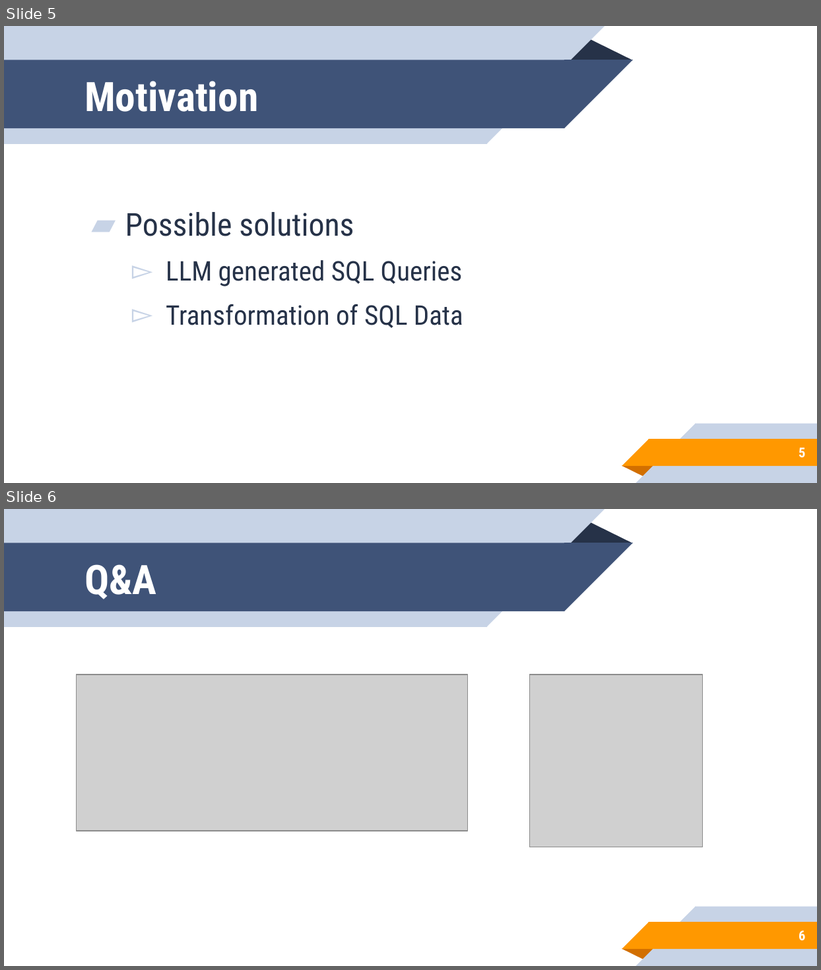
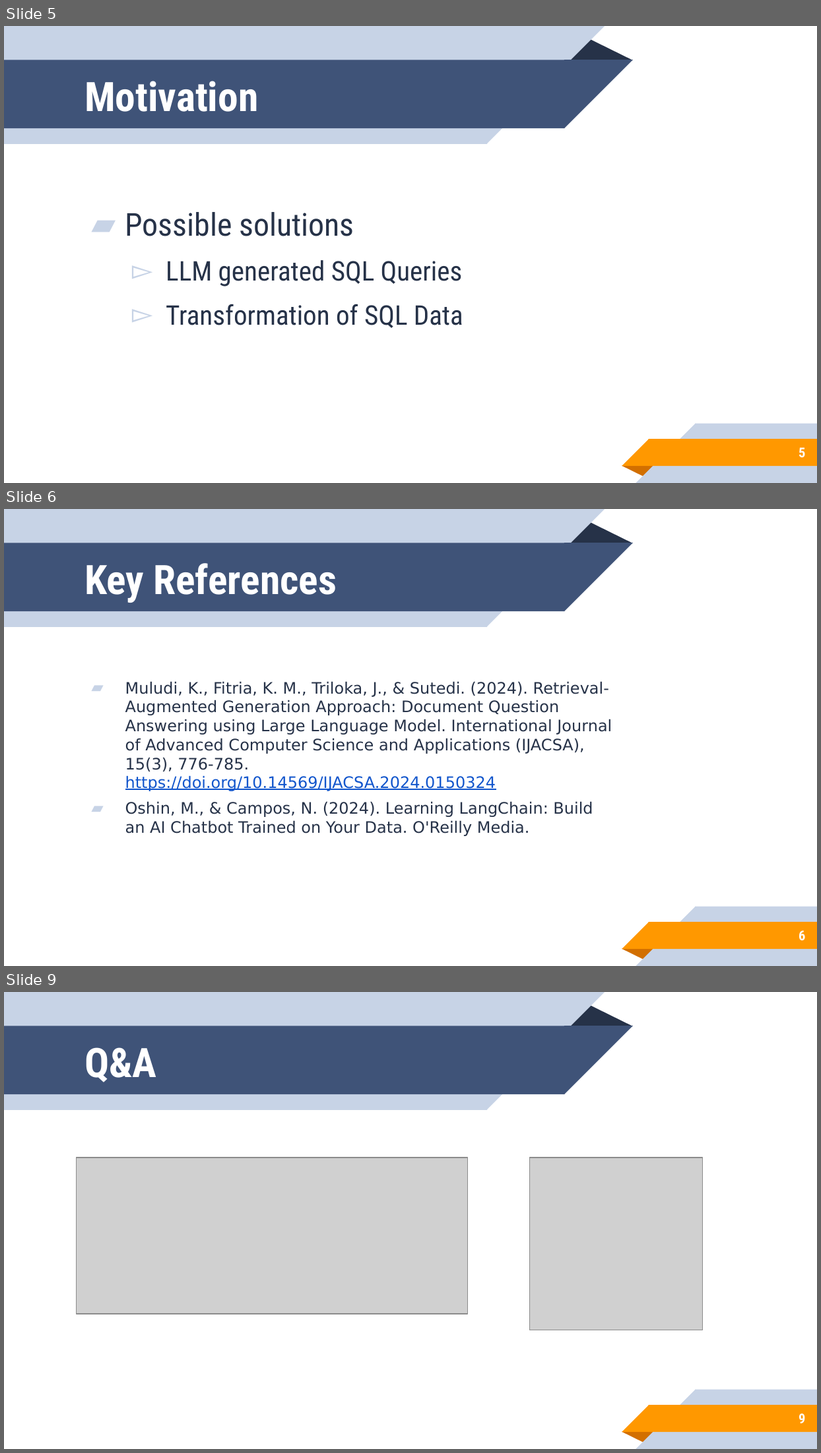
Before and after one commit to JoshuaEmery/687.1-Learning_Rag, a slide deck: Week1/CS 687 Capstone Presentation Template.pptx. Shown one above the other, each under a label of ours: slides 5 and 6 before the commit, slides 5, 6 and 9 after it; the slides between them are not shown. The pictures are 821x970 and 821x1453 pixels, drawn with LibreOffice and Linux fonts; fonts in the diff are those of the drawing; grey boxes stand for pictures; background and template pictures are left out. Boxes give left, top, right and bottom in pixels: in the first picture for what was removed or moved away, otherwise in the second. Text is boxed around its words. In the diff, an @@ line names an element or a change of style, - is before the commit and + after.

```diff
--- a/Week1/CS 687 Capstone Presentation Template.pptx
+++ b/Week1/CS 687 Capstone Presentation Template.pptx
@@ slide 6 added at bbox=[4, 509, 817, 966], background #FFFFFF; not listed: 10 template elements that a slide beside it also shows @@
@@ title added at bbox=[85, 563, 337, 603], 36 pt, text #FFFFFF, bold @@
+Key References
@@ text added at bbox=[125, 681, 612, 836], 14 pt, text #263248 @@
+▰ Muludi, K., Fitria, K. M., Triloka, J., & Sutedi. (2024). Retrieval-Augmented Generation Approach: Document Question Answering using Large Language Model. International Journal of Advanced Computer Science and Applications (IJACSA), 15(3), 776-785. https://doi.org/10.14569/IJACSA.2024.0150324
+▰ Oshin, M., & Campos, N. (2024). Learning LangChain: Build an AI Chatbot Trained on Your Data. O'Reilly Media.
@@ page number added at bbox=[799, 931, 805, 941], 12 pt, text #FFFFFF, bold @@
+6
@@ what was slide 6 is now slide 9 @@
@@ page number at bbox=[799, 1414, 805, 1424]: text changed @@
-6
+9
```
Also in this commit, not shown: 2 other slides added, 47 other files.
